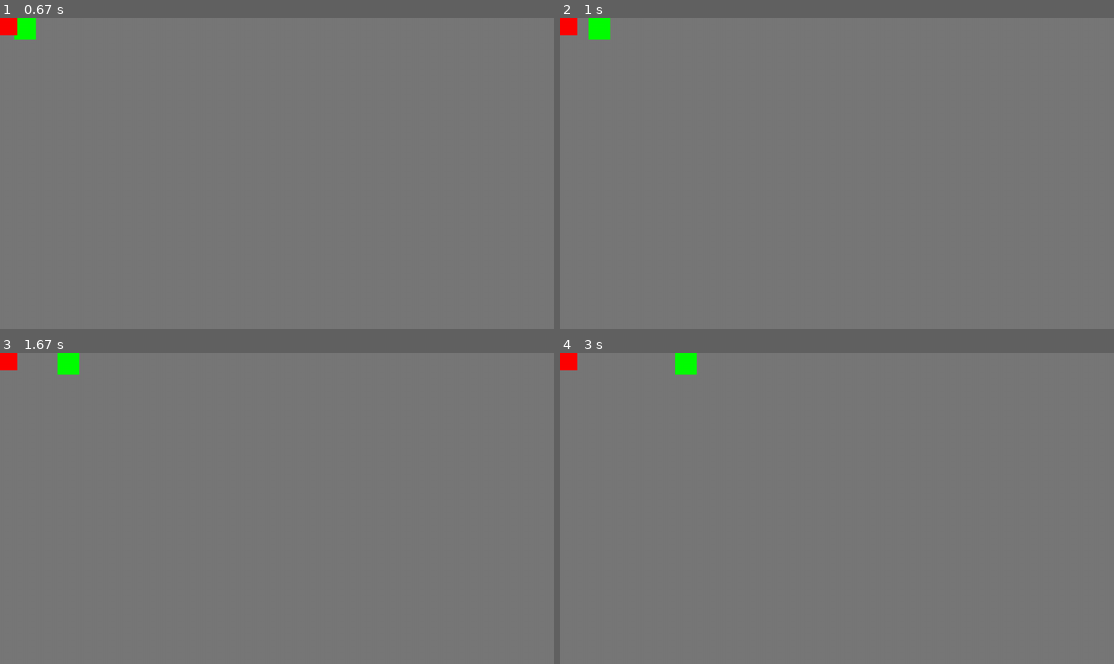
Above: before the commit, frames 1-4 (two rows, left to right).
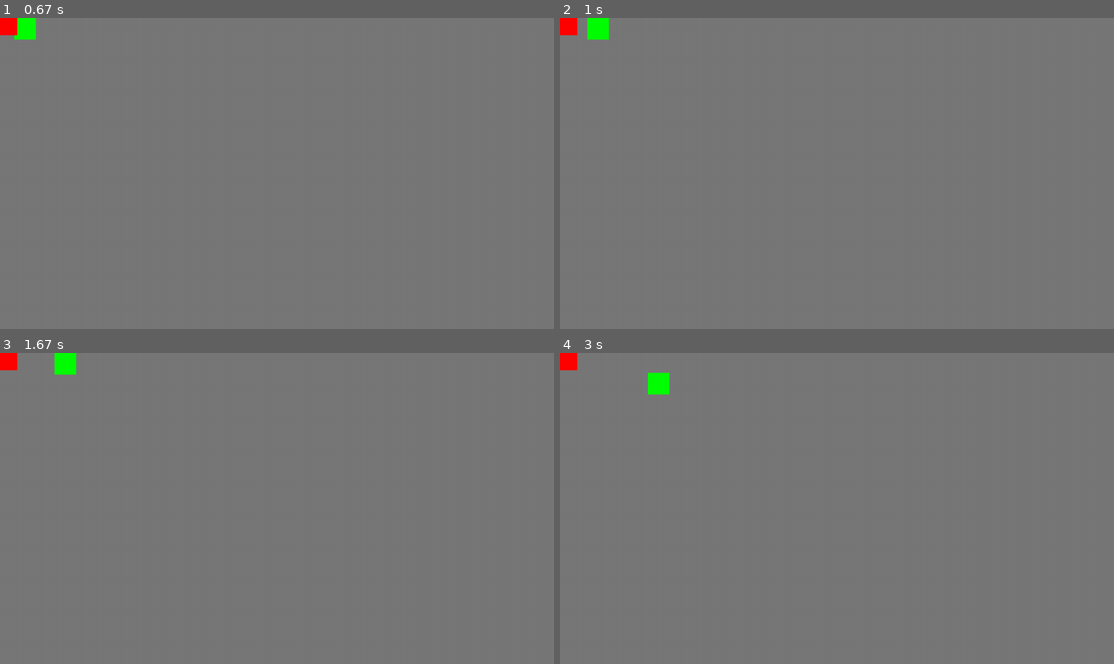
Above: after the commit, the same moments.

Repository: NemoDacremont/bulletHell
Game: pygame game, started from src/main.py
Two runs of this game, one before a commit and one after it. Both use one fixed random seed, a clock stepped at 60 frames per second and the inputs below.
Inputs:
- Up to frame 1 (0.67 s): hold Z from 0.33 s (still down); hold D from 0.33 s (still down)
- Up to frame 2 (1 s): release Z at 0.8 s; release D at 0.8 s; hold D from 0.83 s (still down)
- Up to frame 3 (1.67 s): release D at 1.3 s; hold D from 1.33 s (still down)
- Up to frame 4 (3 s): release D at 1.8 s; hold S 1.83-2.13 s; hold D 2.17-2.8 s; hold S from 2.83 s (still down)

Frame 1 is identical in both runs. In frame 2, less than 0.1% of the frame differs, in the area x 4-10%, y 0-7%; in frame 3, less than 0.1%; in frame 4, 0.6%, in the area x 15-25%, y 0-14%.

Commit message:
Changement de détection de touches: plus fiable

Diff:
--- a/src/entites/personnageJouable/personnageJouable.py
+++ b/src/entites/personnageJouable/personnageJouable.py
@@ -8,11 +8,11 @@
 
 
 class PersonnageJouable(Personnage):
-	TOUCHES_DEPLACEMENT_HAUT = ["z", "Z"]
-	TOUCHES_DEPLACEMENT_BAS = ["s", "S"]
-	TOUCHES_DEPLACEMENT_GAUCHE = ["q", "Q"]
-	TOUCHES_DEPLACEMENT_DROITE = ["d", "D"]
-	TOUCHES_FOCUS = ["o", "O"]
+	TOUCHES_DEPLACEMENT_HAUT = [pygame.K_z]
+	TOUCHES_DEPLACEMENT_BAS = [pygame.K_s]
+	TOUCHES_DEPLACEMENT_GAUCHE = [pygame.K_q]
+	TOUCHES_DEPLACEMENT_DROITE = [pygame.K_d]
+	TOUCHES_FOCUS = [pygame.K_o]
 
 	GROUPE = 1
 
@@ -51,13 +51,11 @@
 
 
 
-
-
 	def deplacements(self, event: Event):
 		## On met à jour les compteurs de touches pour les déplacements
 		# Détecte l'appuie sur une touche
 		if event.type == pygame.KEYDOWN:
-			touche = event.__dict__["unicode"]
+			touche = event.__dict__["key"]
 
 			if touche in PersonnageJouable.TOUCHES_DEPLACEMENT_HAUT:
 				self.touchesHaut += 1
@@ -75,7 +73,7 @@
 
 		# Détecte le relâchement d'une touche
 		if event.type == pygame.KEYUP:
-			touche = event.__dict__["unicode"]
+			touche = event.__dict__["key"]
 			if touche in PersonnageJouable.TOUCHES_DEPLACEMENT_HAUT:
 				self.touchesHaut -= 1
 			if touche in PersonnageJouable.TOUCHES_DEPLACEMENT_BAS:
